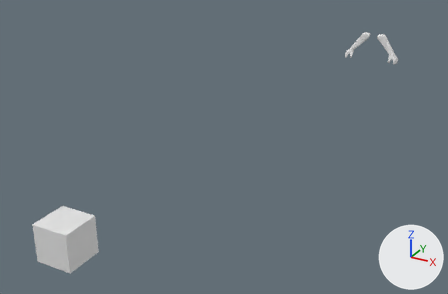
The FBX model Assets/Assets/Animations/AirshipRig.fbx, before and after one commit.
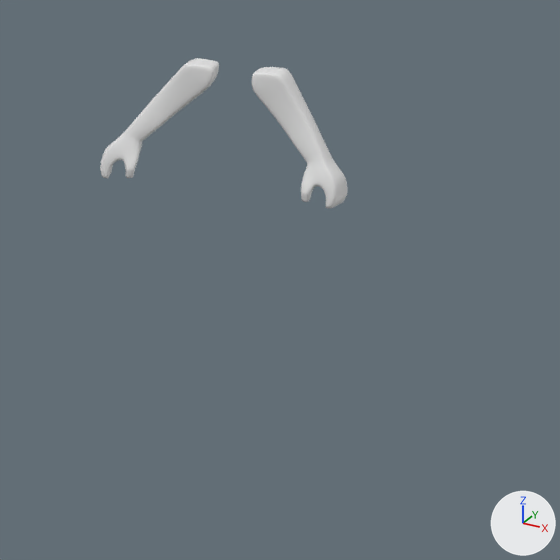
Each version appears first whole from a 50 mm camera at (3.69, -13.65, 4.58) aimed at (-0.74, -5.6, 0.55), and next in a close-up on the part from 72% to 99% of the width and 7% to 48% of the height. The axes (+X, +Y, +Z) are drawn at lower right. The lights are the same throughout.

Names of what the first close-up shows: 'Arms_ViewModel'.
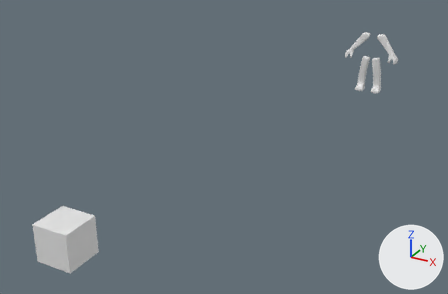
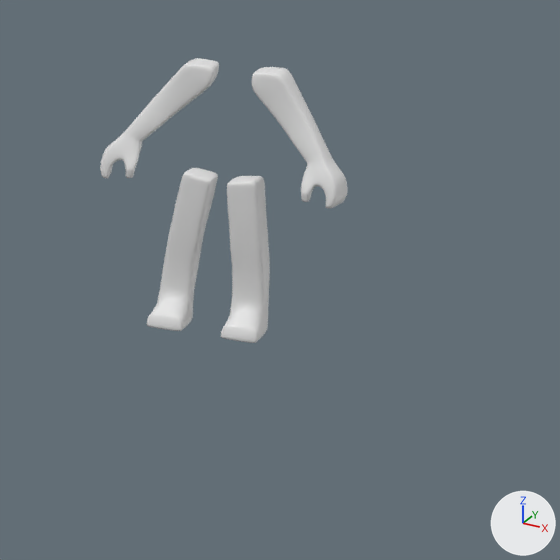
Location of each change, (x1, y1, x2, y2) in pixels of the close-ups (560 x 560 px):
```json
{"object": "Legs", "change": "added", "after": [147, 168, 270, 343]}
```

Scene script edits in JSON lines:
```json
{"op": "add", "block": "me_mesh", "code": ["me_mesh = bpy.data.meshes.new('Mesh')", "me_mesh.from_pydata(...)  # 1784 vertices, 1780 faces; spans x -0.28..0.28, y -0.172..0.092, z 0.001..0.791", "me_mesh.materials.append(mat_body)  # white #e7e7e7"]}
{"op": "add", "block": "ob_legs", "code": ["ob_legs = bpy.data.objects.new('Legs', me_mesh)", "ob_legs.location = (0.0, 0.0, 0.0)"]}
```
